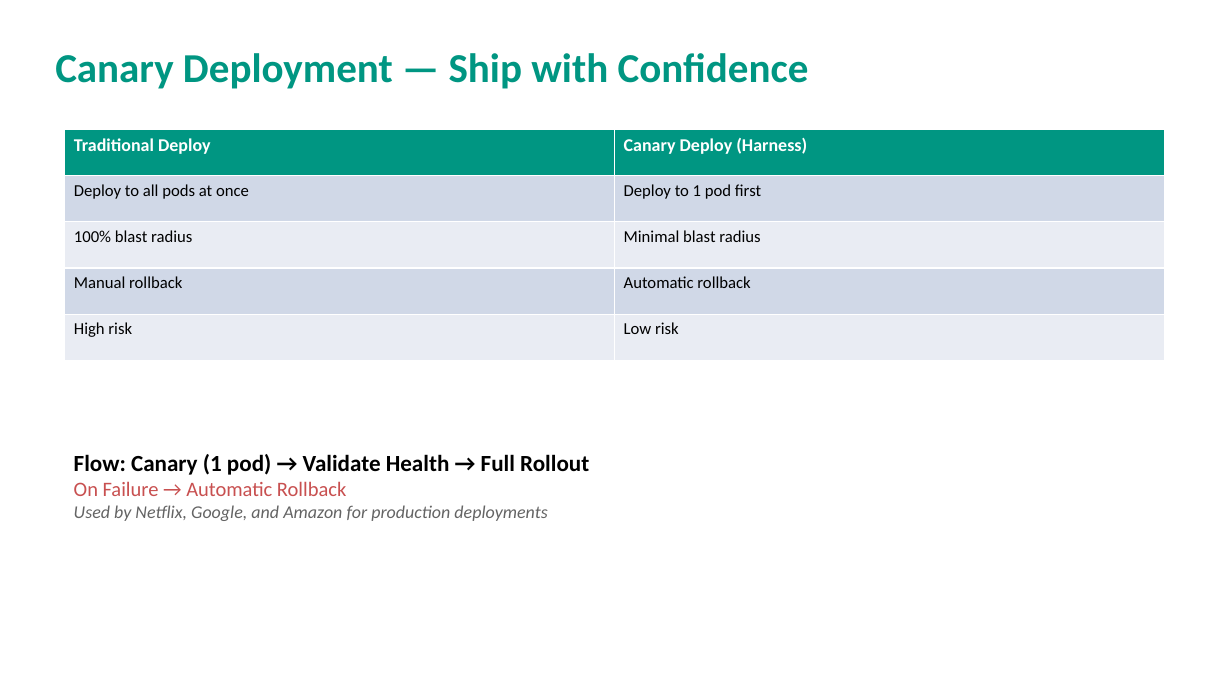
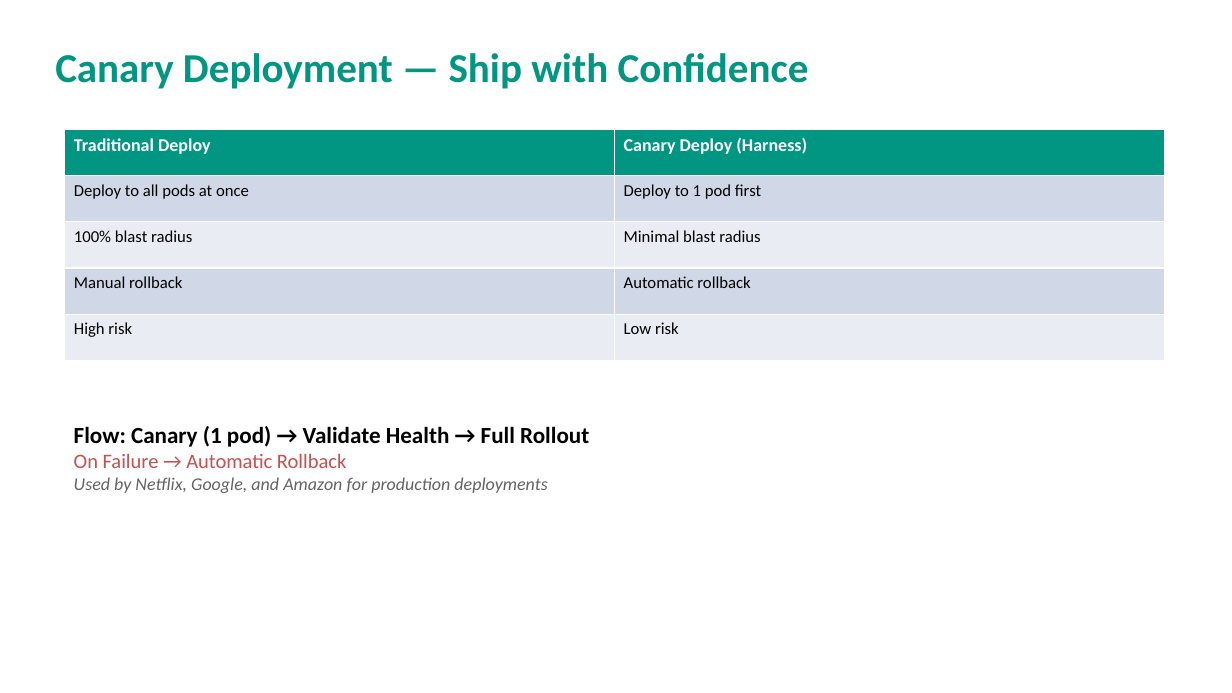
Before and after one commit to aashime/harness-ci-lab, a slide deck: slide 8 of Harness_Lab_Presentation.pptx. Drawn at 1232x693 pixels with LibreOffice and Linux fonts; fonts in the diff are those of the drawing. Boxes give left, top, right and bottom in pixels: in the first picture for what was removed or moved away, otherwise in the second. Text is boxed around its words. In the diff, an @@ line names an element or a change of style, - is before the commit and + after.

```diff
--- a/Harness_Lab_Presentation.pptx
+++ b/Harness_Lab_Presentation.pptx
@@ text "Flow: Canary (1 pod) → ...": place and size @@
-text "Flow: Canary (1 pod) → ..." at [74, 454, 589, 521]
+text "Flow: Canary (1 pod) → ..." at [74, 426, 589, 493]
```
Also in this commit, not shown: 5 other slides changed.
